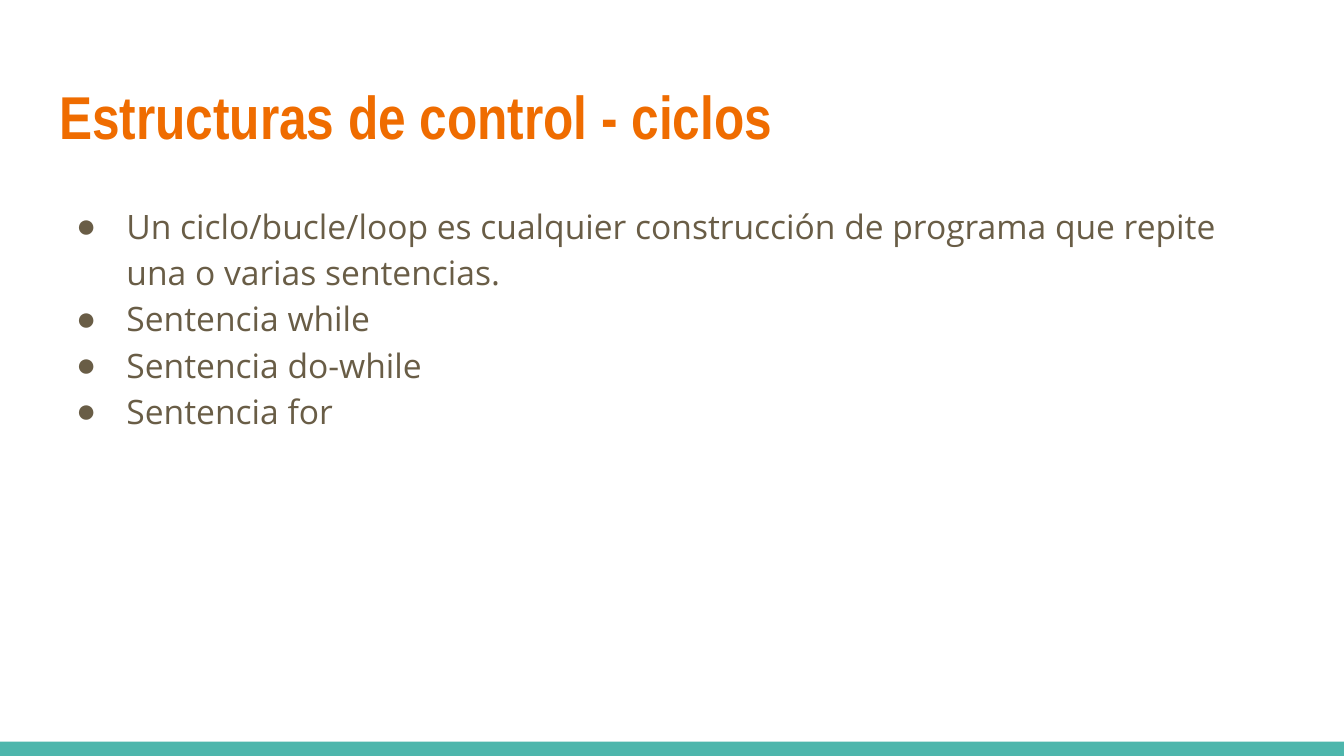
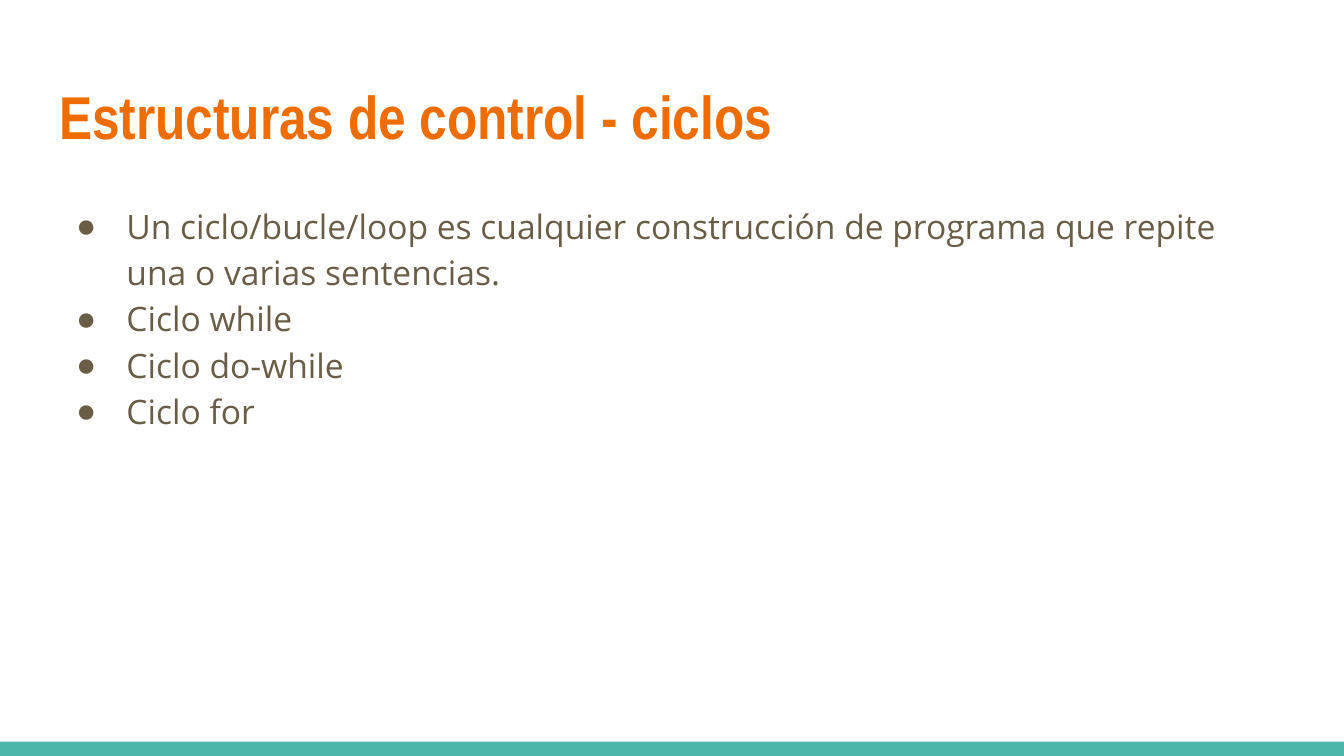
Before and after one commit to rayesro/BrunchyApp_POC, a slide deck: slide 38 of presentaciones/Programacion avanzada - 01 clase de repaso.pptx. Drawn at 1344x756 pixels with LibreOffice and Linux fonts; fonts in the diff are those of the drawing. Boxes give left, top, right and bottom in pixels: in the first picture for what was removed or moved away, otherwise in the second. Text is boxed around its words. In the diff, an @@ line names an element or a change of style, - is before the commit and + after.

```diff
--- a/presentaciones/Programacion avanzada - 01 clase de repaso.pptx
+++ b/presentaciones/Programacion avanzada - 01 clase de repaso.pptx
@@ text at box(126, 305, 344, 425): text changed @@
-● Sentencia while
-● Sentencia do-while
-● Sentencia for
+● Ciclo while
+● Ciclo do-while
+● Ciclo for
```
Also in this commit, not shown: 14 other slides changed, 15 other files.
